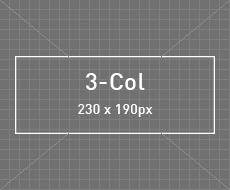
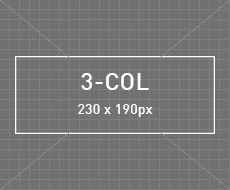
The second (230, 190) image is a revision of the first. Changes to its layers:
renamed "3-Col 230 x 190px" to "3-COL 230 x 190px", painted on it over [81,73,149,90]
